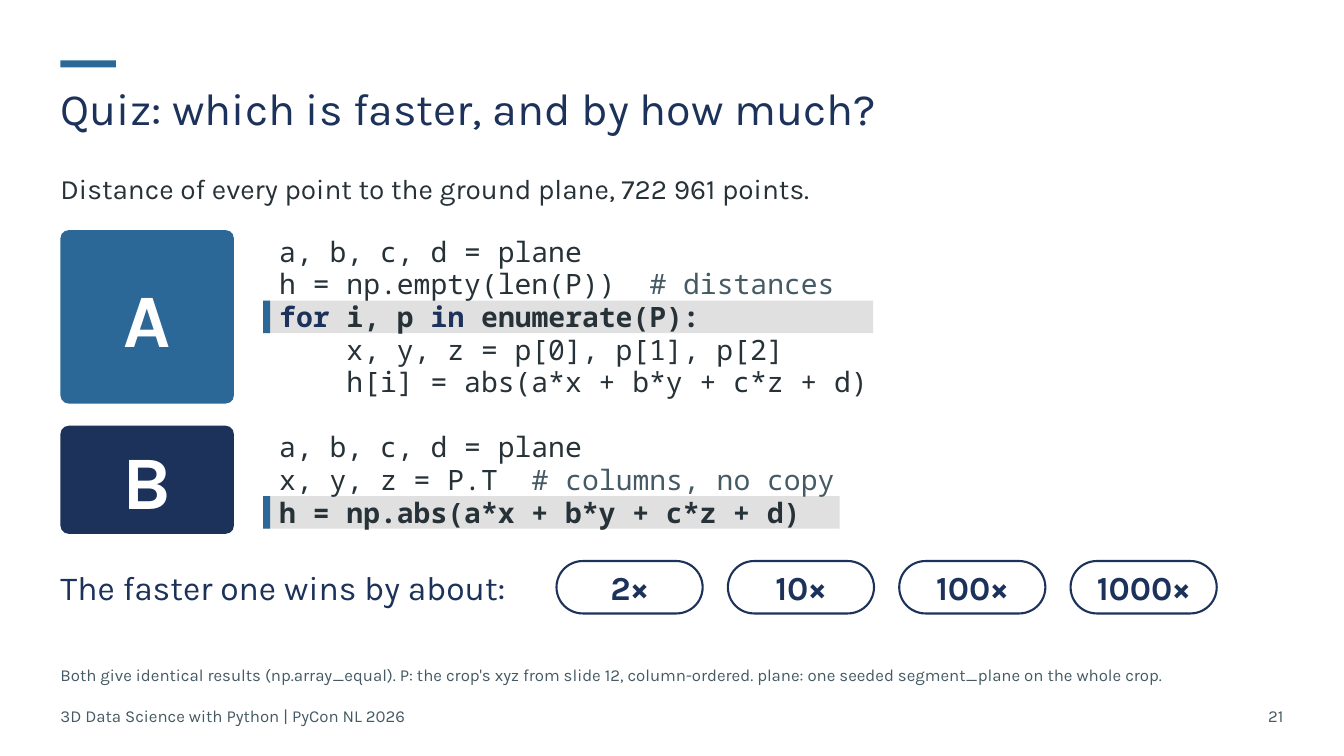
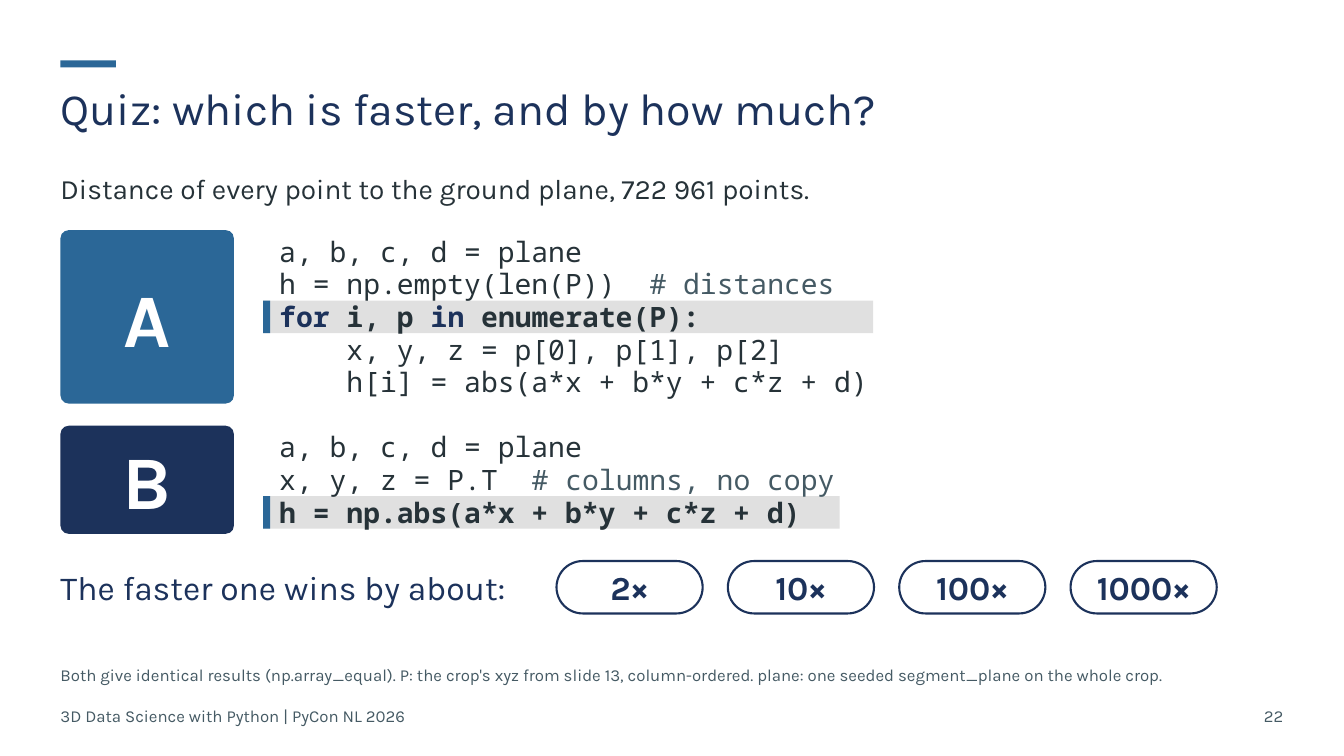
Before and after one commit to Sloppy1999/pycon-nl-2026-3d-data-science, a slide deck: slide 22 of deck/out/20261015_PyCon-NL_3D-Data-Science.pptx (slide 21 before the commit). Drawn at 1344x756 pixels with LibreOffice and Linux fonts; fonts in the diff are those of the drawing. Boxes give left, top, right and bottom in pixels: in the first picture for what was removed or moved away, otherwise in the second. Text is boxed around its words. In the diff, an @@ line names an element or a change of style, - is before the commit and + after.

```diff
--- a/deck/out/20261015_PyCon-NL_3D-Data-Science.pptx
+++ b/deck/out/20261015_PyCon-NL_3D-Data-Science.pptx
@@ text at <box>60,669,1162,685</box>: text changed @@
-Both give identical results (np.array_equal). P: the crop's xyz from slide 12, column-ordered. plane: one seeded segment_plane on the whole crop.
+Both give identical results (np.array_equal). P: the crop's xyz from slide 13, column-ordered. plane: one seeded segment_plane on the whole crop.
@@ page number at <box>1264,711,1283,722</box>: text changed @@
-21
+22
```
Also in this commit, not shown: 14 other slides changed, 1 slide added, 24 other files.
